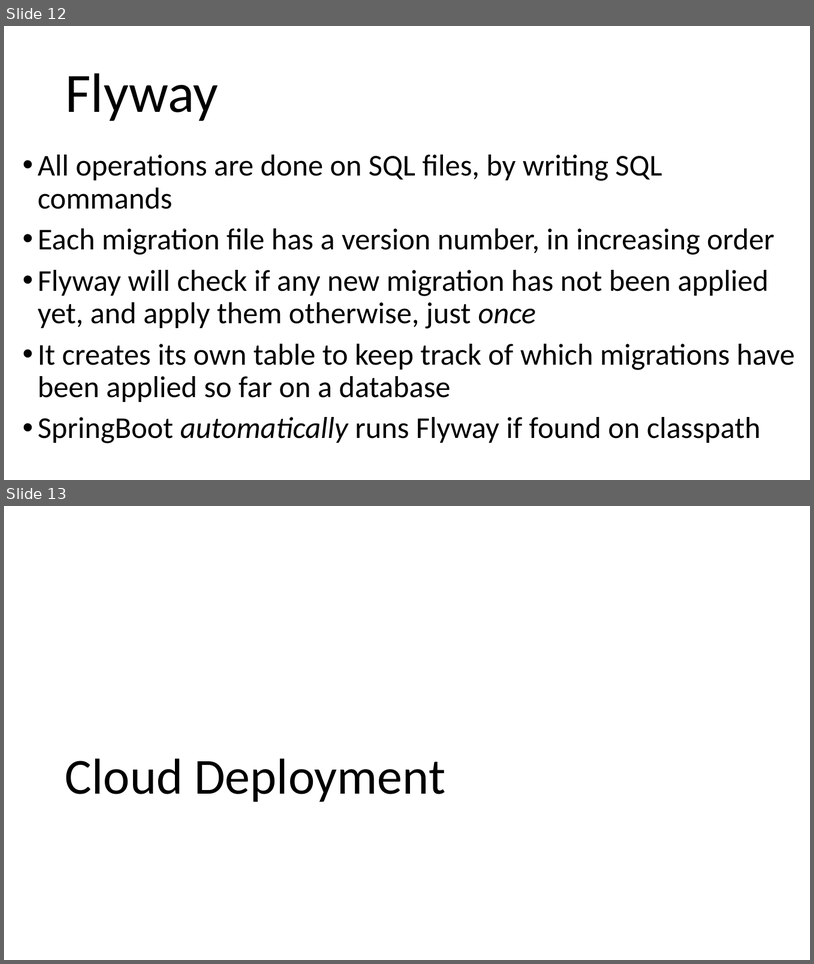
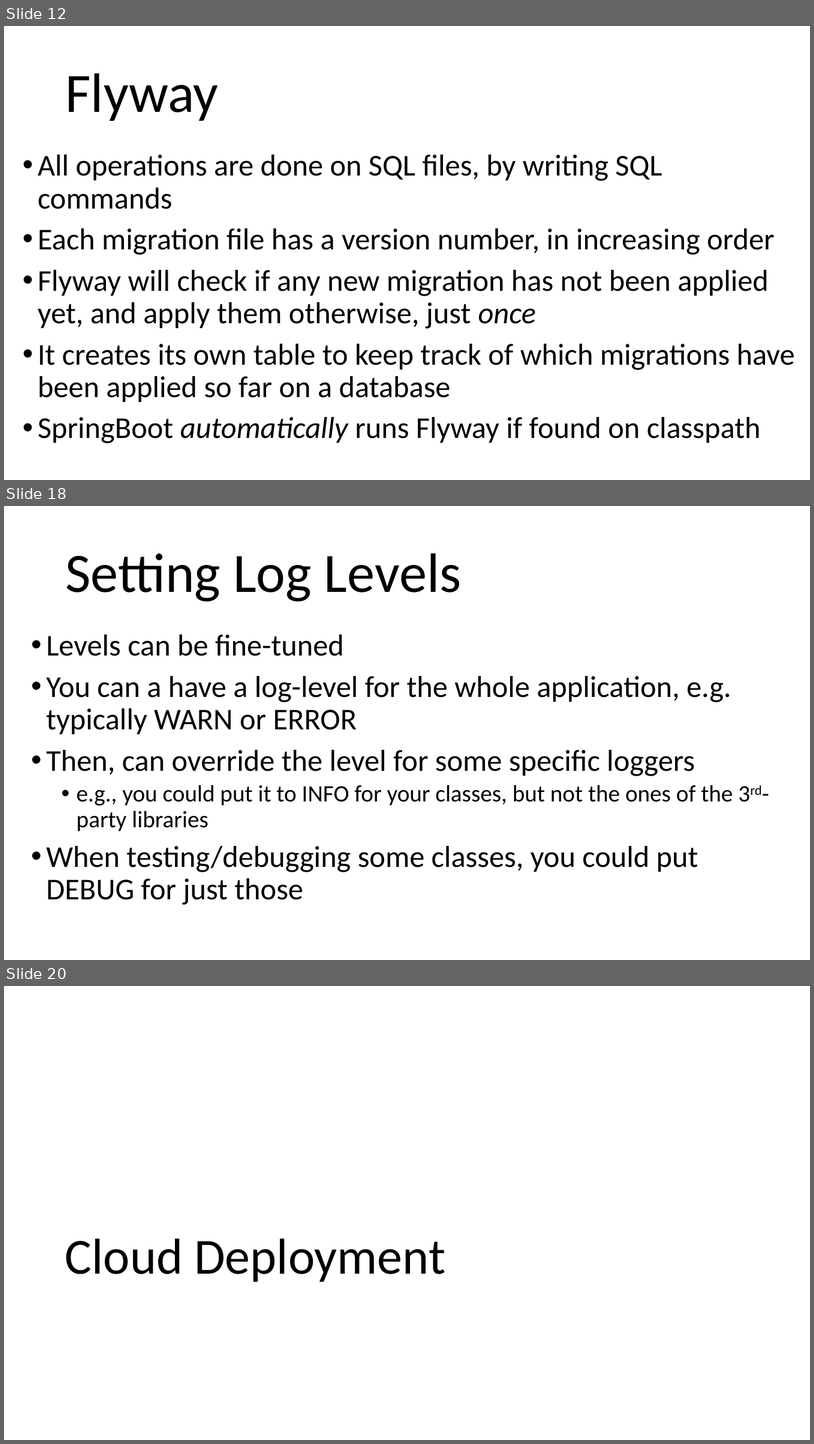
Before and after one commit to arcuri82/testing_security_development_enterprise_systems, a slide deck: doc/intro/slides/lesson_11_ci.pptx. Shown one above the other, each under a label of ours: slides 12 and 13 before the commit, slides 12, 18 and 20 after it; the slides between them are not shown. The pictures are 814x964 and 814x1444 pixels, drawn with LibreOffice and Linux fonts; fonts in the diff are those of the drawing. Boxes give left, top, right and bottom in pixels: in the first picture for what was removed or moved away, otherwise in the second. Text is boxed around its words. In the diff, an @@ line names an element or a change of style, - is before the commit and + after.

```diff
--- a/doc/intro/slides/lesson_11_ci.pptx
+++ b/doc/intro/slides/lesson_11_ci.pptx
@@ slide 18 added at box(4, 506, 810, 960), background #FFFFFF @@
@@ title added at box(65, 553, 461, 601), 66 pt, text #000000 @@
+Setting Log Levels
@@ text added at box(46, 634, 733, 904), 36 pt, text #000000 @@
+• Levels can be fine-tuned
+• You can a have a log-level for the whole application, e.g. typically WARN or ERROR
+• Then, can override the level for some specific loggers
+  • e.g., you could put it to INFO for your classes, but not the ones of the 3rd-party libraries
+• When testing/debugging some classes, you could put DEBUG for just those
@@ what was slide 13 is now slide 20 @@
```
Also in this commit, not shown: 6 other slides added, 1 other file.
